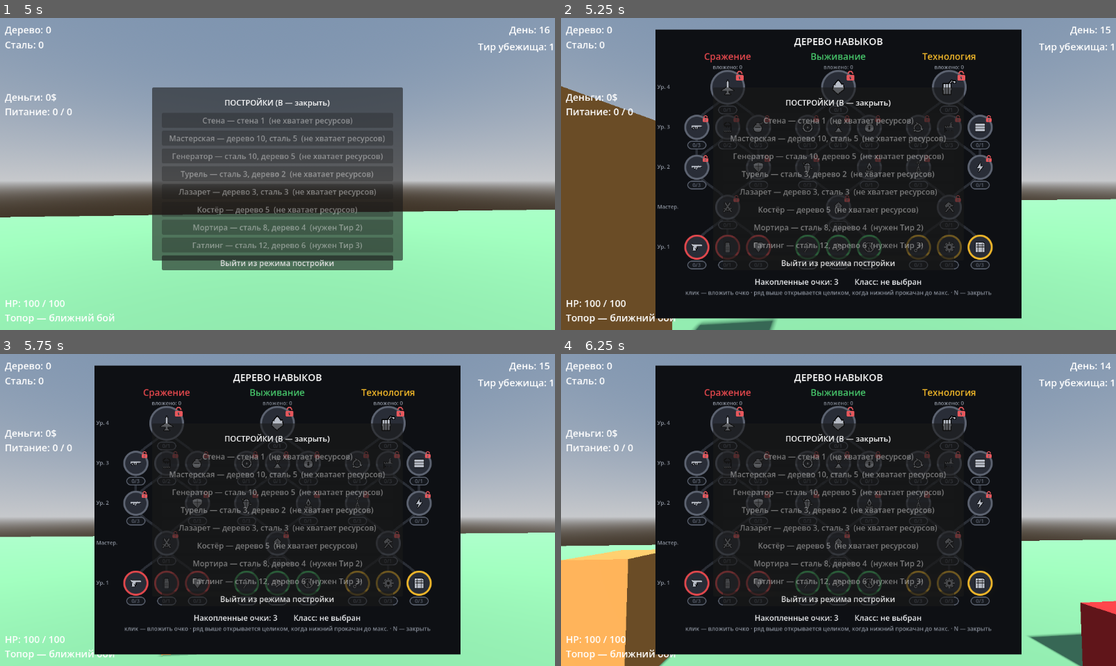
Above: before the commit, frames 1-4 (two rows, left to right).
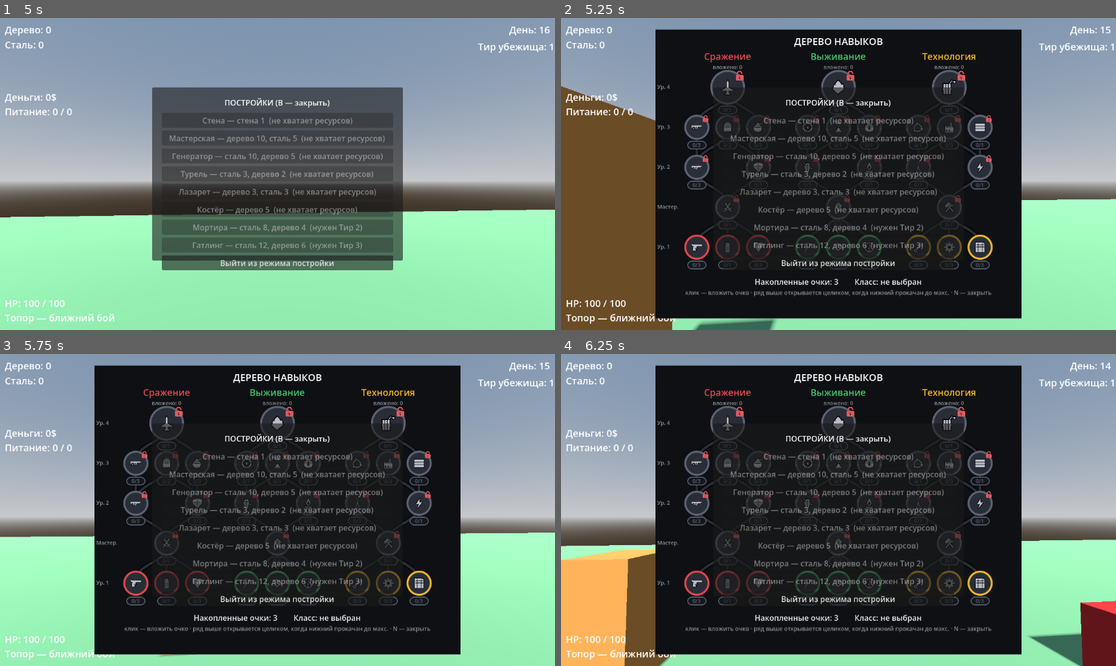
Above: after the commit, the same moments.

Repository: kem4ikkk/ubeziche
Game: Godot game, scene res://scenes/main.tscn
Same seed, same stepped clock (60 frames per second), same inputs: the game is played once before the commit and once after it.
Inputs (mouse positions are in pixels of both pictures, inside the frame that each line leads up to):
- Up to frame 1 (5 s): tap Enter at 0.5 s; move the mouse to (305, 174) at 0.52 s; hold W 0.53-3.53 s; tap F at 0.6 s; click (305, 174) at 0.67 s; tap Space at 0.77, 1.52, 3.02, 3.77, 4.25, 4.52 s; move the mouse to (249, 174) at 1.27 s; tap R at 1.35 s; move the mouse to (288, 167) at 2.02 s; tap B at 2.1 s; move the mouse to (249, 236) at 2.77 s; tap 1 at 2.85 s; click (249, 236) at 2.92 s; move the mouse to (444, 220) at 3.52 s; hold A from 3.53 s (still down); tap 5 at 3.6 s; move the mouse to (111, 127) at 4.27 s; tap Q at 4.35 s
- Up to frame 2 (5.25 s): move the mouse to (866, 174) at 5.02 s; release A at 5.03 s; hold S from 5.03 s (still down); tap N at 5.1 s; click (866, 174) at 5.17 s
- Up to frame 3 (5.75 s): keep holding S
- Up to frame 4 (6.25 s): move the mouse to (755, 432) at 5.77 s; release S at 5.78 s; hold D from 5.78 s (still down); tap E at 5.85 s; tap Space at 6.02 s

Frame 1 is identical in both runs. In frame 2, 0.1% of the frame differs, in the area x 25-75%, y 28-70%; in frame 3, 0.1%; in frame 4, 0.1%.

Commit message:
Дерево навыков: фикс призрак/завод (не было fill) + обводка и кривизна линий (4.13b)
Автор: две иконки всё ещё некорректны, линии всё ещё ломаные.

КОРНЕВАЯ ПРИЧИНА иконок: в i_ghost/i_factory купол и корпус рисовались через
d.pieslice/d.rectangle БЕЗ fill=W — тело не заливалось (оставалось прозрачным),
из-за чего призрак читался как «коробка/вагон», а завод — невнятно. Прошлые
правки эти узлы не чинили, т.к. меняли форму, а не отсутствующую заливку.
- Добавлен fill=W → призрак и завод теперь сплошные белые (проверено по пикселям
  и при реальном размере 26px). Глаза призрака уменьшены, завод упрощён.

ЛИНИИ: добавлена тёмная ОБВОДКА под каждым путём (2 слоя: широкая тёмная +
цветная поверх), усилена кривизна Безье (0.45→0.55, 24 точки), LINE_JOINT_ROUND.
Пути читаются как аккуратные кабели, пересечения не сливаются.

Проверено через capture (EXIT=0).

Co-Authored-By: Claude Opus 4.8 <noreply@anthropic.com>

Diff:
--- a/scripts/skill_menu.gd
+++ b/scripts/skill_menu.gd
@@ -28,6 +28,7 @@
 const BG := Color(0.055, 0.063, 0.078)
 const NODE_DARK := Color(0.16, 0.178, 0.214)
 const PATH_GRAY := Color(0.165, 0.18, 0.212)
+const LINE_OUTLINE := Color(0.02, 0.025, 0.035, 1.0)   # тёмная обводка под путями
 const RING_GRAY := Color(0.37, 0.395, 0.45)
 const TXT := Color(0.91, 0.918, 0.93)
 const TXT_MUTED := Color(0.54, 0.565, 0.61)
@@ -159,18 +160,30 @@
 ## сходящиеся/ветвящиеся пути не дают острых углов («ломаности»).
 func _curve_points(a: Vector2, b: Vector2) -> PackedVector2Array:
 	var dy: float = a.y - b.y                     # a — ниже (больше y), b — выше
-	var c1 := a + Vector2(0, -dy * 0.45)
-	var c2 := b + Vector2(0, dy * 0.45)
+	var c1 := a + Vector2(0, -dy * 0.55)
+	var c2 := b + Vector2(0, dy * 0.55)
 	var pts := PackedVector2Array()
-	var n := 20
+	var n := 24
 	for i in n + 1:
 		pts.append(a.bezier_interpolate(c1, c2, b, float(i) / n))
 	return pts
 
 
+## Линия-путь рисуется в ДВА слоя: тёмная обводка пошире + цветная линия поверх.
+## Так пути читаются как аккуратные «кабели», а пересечения не сливаются.
 func _make_line(parent: Control, a: Vector2, b: Vector2) -> Line2D:
+	var pts := _curve_points(a, b)
+	var outline := Line2D.new()
+	outline.points = pts
+	outline.width = 10.0
+	outline.default_color = LINE_OUTLINE
+	outline.antialiased = true
+	outline.joint_mode = Line2D.LINE_JOINT_ROUND
+	outline.begin_cap_mode = Line2D.LINE_CAP_ROUND
+	outline.end_cap_mode = Line2D.LINE_CAP_ROUND
+	parent.add_child(outline)
 	var ln := Line2D.new()
-	ln.points = _curve_points(a, b)
+	ln.points = pts
 	ln.width = 5.0
 	ln.default_color = PATH_GRAY
 	ln.antialiased = true
Binary file changed: assets/icons/factory.png
Binary file changed: assets/icons/ghost.png
Not shown, changed: docs/PROGRESS.md
Not shown, changed: tools/gen_skill_icons.py
